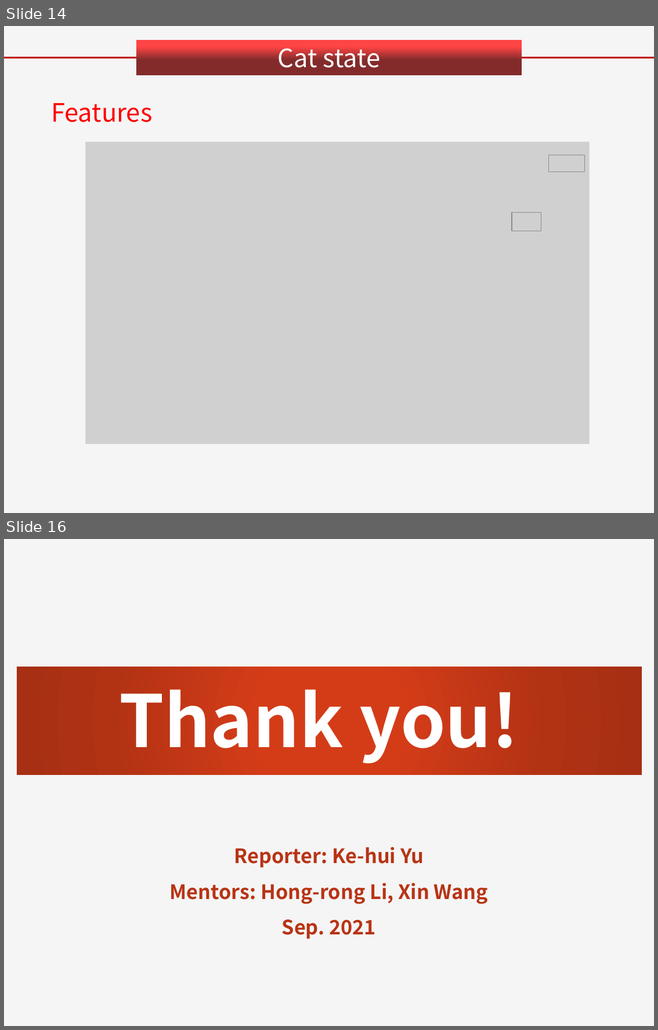
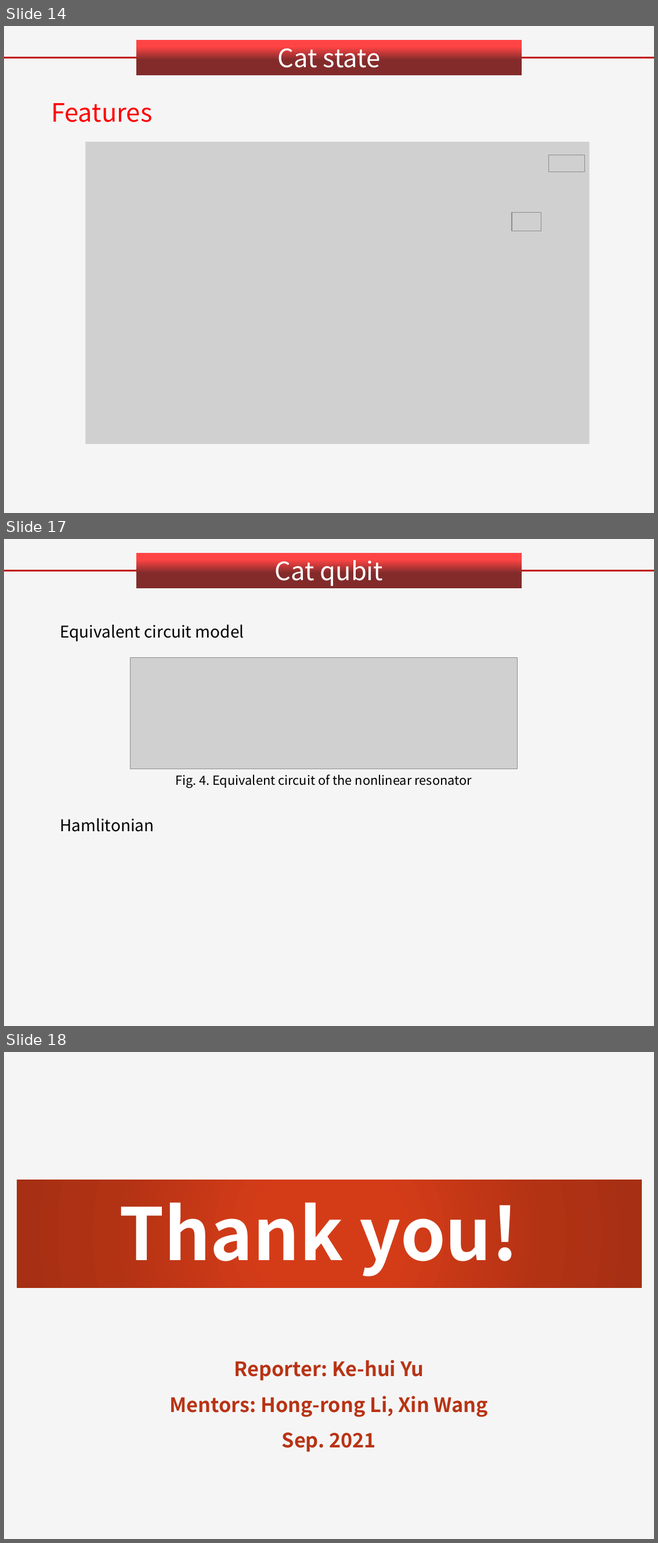
Before and after one commit to mantianxing-tiga/git-demo, a slide deck: cat qubit/Group Meeting/Report_Cat qubit.pptx. Shown one above the other, each under a label of ours: slides 14 and 16 before the commit, slides 14, 17 and 18 after it; the slides between them are not shown. The pictures are 658x1030 and 658x1543 pixels, drawn with LibreOffice and Linux fonts; fonts in the diff are those of the drawing; grey boxes stand for pictures; background and template pictures are left out. Boxes give left, top, right and bottom in pixels: in the first picture for what was removed or moved away, otherwise in the second. Text is boxed around its words. In the diff, an @@ line names an element or a change of style, - is before the commit and + after.

```diff
--- a/cat qubit/Group Meeting/Report_Cat qubit.pptx
+++ b/cat qubit/Group Meeting/Report_Cat qubit.pptx
@@ slide 17 added at <box>4,539,654,1026</box>, background #F5F5F5 @@
@@ rectangle added at <box>136,553,521,588</box>, fill gradient #FE4444 to #832B2B, 28 pt, text #FFFFFF @@
+Cat qubit
@@ line added from (4, 571) to (136, 571), #C00000 2 pt @@
@@ line added from (522, 571) to (654, 571), #C00000 2 pt @@
@@ text added at <box>60,624,244,642</box>, 18 pt, text #000000 @@
+Equivalent circuit model
@@ picture added at <box>130,657,517,769</box> @@
@@ text added at <box>175,774,472,788</box>, 14 pt, text #000000 @@
+Fig. 4. Equivalent circuit of the nonlinear resonator
@@ text added at <box>60,818,154,832</box>, 18 pt, text #000000 @@
+Hamlitonian
@@ what was slide 16 is now slide 18 @@
```
Also in this commit, not shown: 2 slides changed, 1 other slide added, 1 other file.
